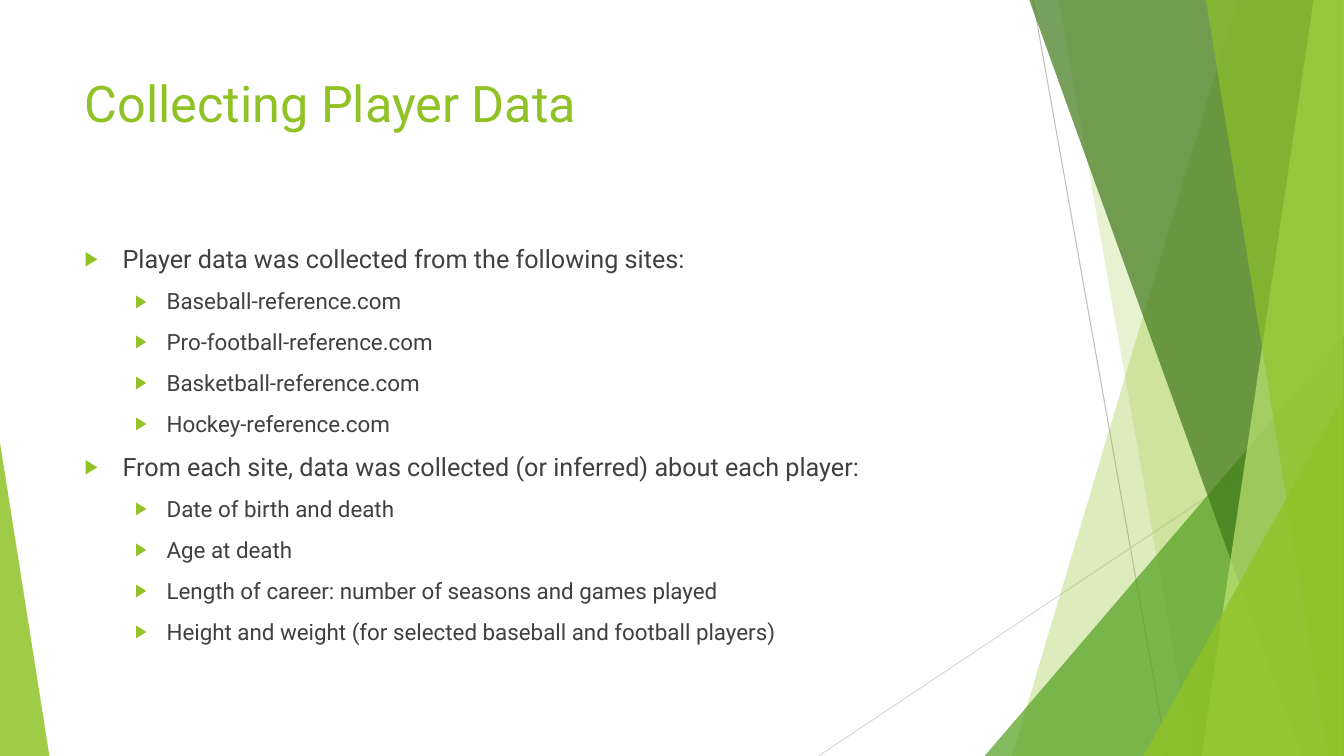
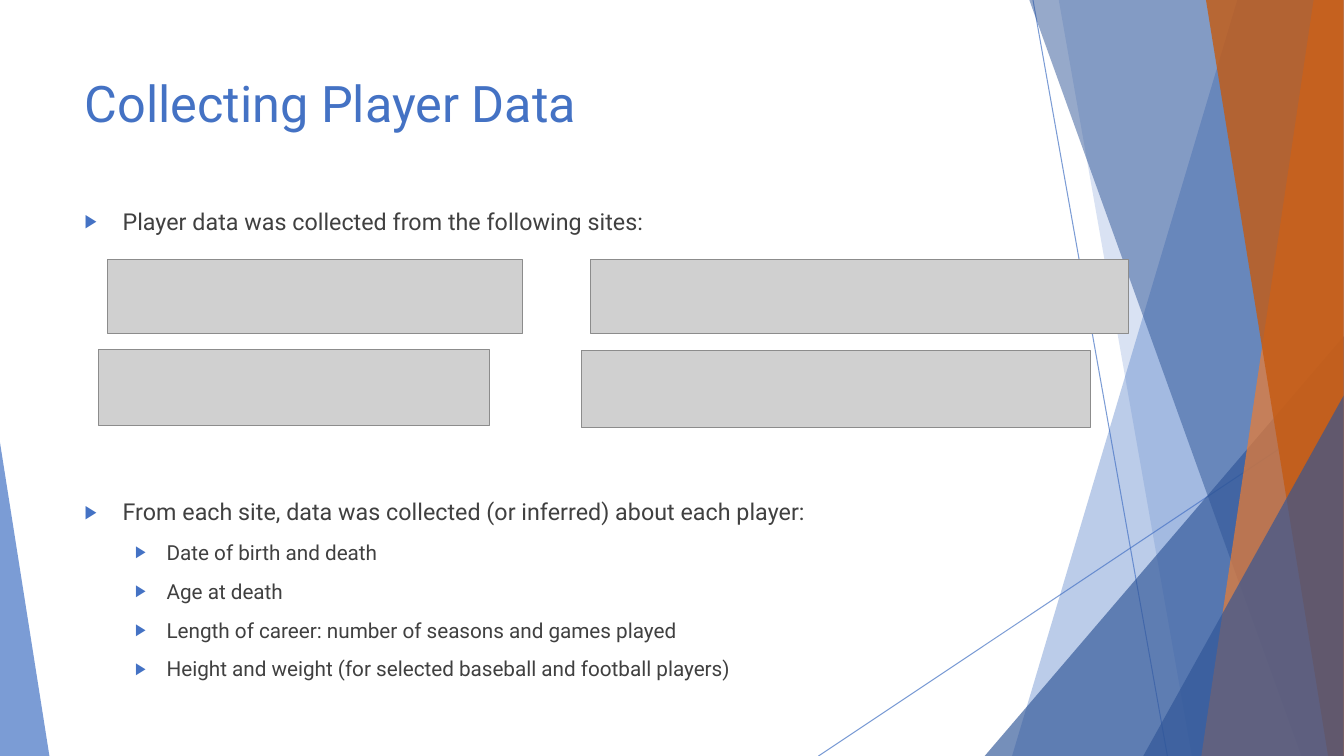
Before and after one commit to erichkuo/capstone, a slide deck: slide 4 of Vital Statistics of Pro Athletes.pptx (slide 3 before the commit). Drawn at 1344x756 pixels with LibreOffice and Linux fonts; fonts in the diff are those of the drawing; grey boxes stand for pictures. Boxes give left, top, right and bottom in pixels: in the first picture for what was removed or moved away, otherwise in the second. Text is boxed around its words. In the diff, an @@ line names an element or a change of style, - is before the commit and + after.

```diff
--- a/Vital Statistics of Pro Athletes.pptx
+++ b/Vital Statistics of Pro Athletes.pptx
@@ freeform shape at (1012, 0, 1344, 756): fill #90C226 at 30% opacity to #4472C4 at 36% opacity @@
@@ freeform shape at (1029, 0, 1344, 756): fill #3F7819 at 70% opacity to #2F5597 at 50% opacity @@
@@ line (1033, 0) - (1168, 756): stroke #BFBFBF 0.75 pt to #4472C4 0.75 pt @@
@@ freeform shape at (1059, 0, 1344, 756): fill #90C226 at 20% opacity to #4472C4 at 20% opacity @@
@@ freeform shape at (1202, 0, 1344, 756): fill #C0E474 at 70% opacity to #ED7D31 at 70% opacity @@
@@ freeform shape at (1206, 0, 1344, 756): fill #90C226 at 65% opacity to #C55A11 at 80% opacity @@
@@ title "Collecting Player Data" at (85, 84, 576, 133): text colour #90C226 to #4472C4 @@
@@ text "Player data was collected from ...": place and size @@
-text "Player data was collected from ..." at (123, 249, 859, 645)
+text "Player data was collected from ..." at (123, 212, 804, 681)
@@ text "Player data was collected from ..." at (123, 212, 804, 681): size 18 to 16.6 pt in "Player data was collected from the following ...", "From each site, data was collected (or ..."; size 16 to 14.8 pt in "Date of birth and death", "Age at death", "Length of career: number of seasons and ...", "Height and weight (for selected baseball and ..."; bullet colour #90C226 to #4472C4 @@
@@ picture added at (108, 260, 523, 334) @@
@@ picture added at (591, 260, 1128, 334) @@
@@ text at (167, 292, 433, 437): paragraphs removed @@
-  ▶ Baseball-reference.com
-  ▶ Pro-football-reference.com
-  ▶ Basketball-reference.com
-  ▶ Hockey-reference.com
@@ picture added at (99, 350, 490, 425) @@
@@ picture added at (581, 351, 1090, 427) @@
@@ triangle at (985, 336, 1344, 756): fill #54A021 at 72% opacity to #2F5597 at 66% opacity @@
@@ line (1344, 406) - (819, 756): stroke #D9D9D9 0.75 pt to #4472C4 0.75 pt @@
@@ triangle at (1143, 396, 1344, 756): fill #90C226 at 80% opacity to #2F5597 at 66% opacity @@
@@ triangle at (0, 443, 49, 756): fill #90C226 at 85% opacity to #4472C4 at 70% opacity @@
```
Also in this commit, not shown: 12 other slides changed, 2 slides added, 1 other file.
